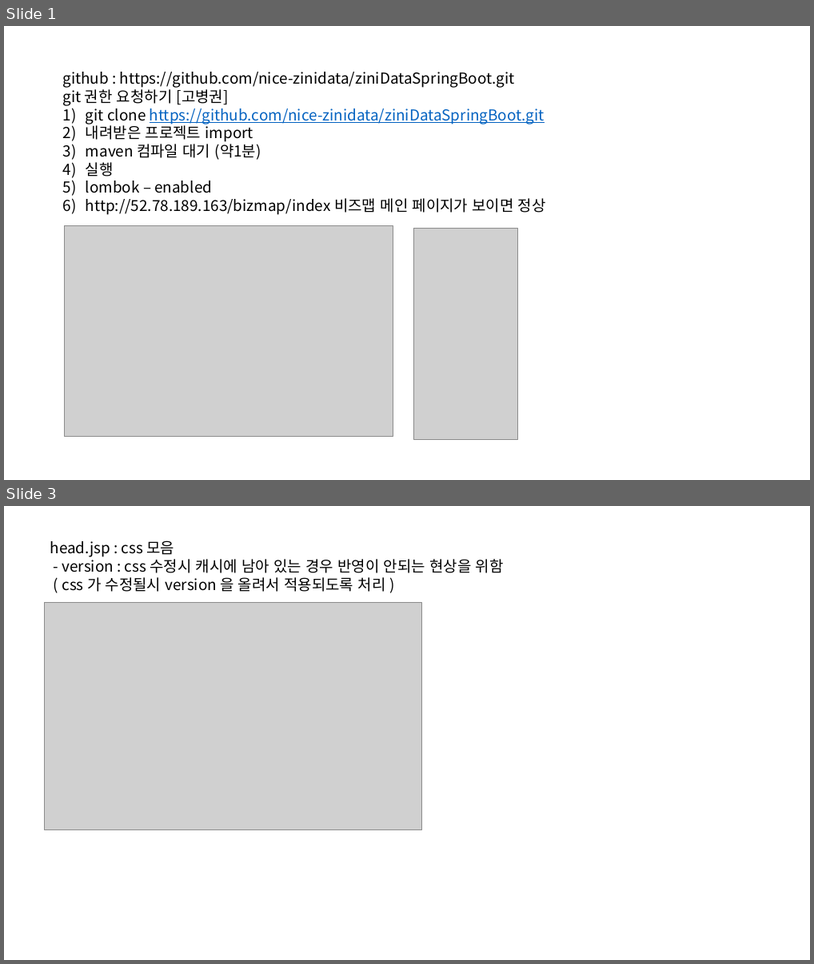
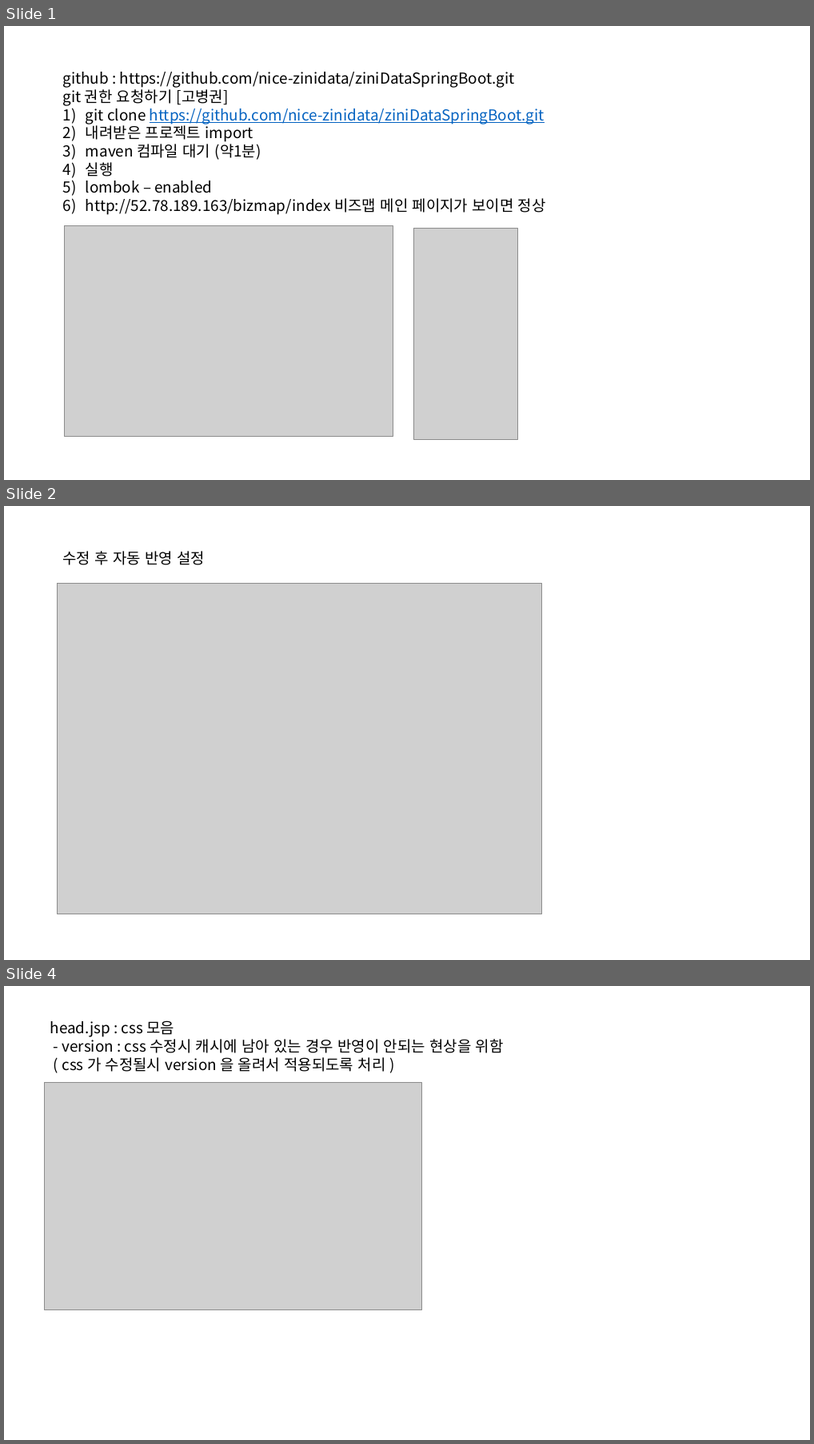
Before and after one commit to nice-zinidata/ziniDataSpringBoot, a slide deck: doc/프로젝트환경.pptx. Shown one above the other, each under a label of ours: slides 1 and 3 before the commit, slides 1, 2 and 4 after it; the slides between them are not shown. The pictures are 814x964 and 814x1444 pixels, drawn with LibreOffice and Linux fonts; fonts in the diff are those of the drawing; grey boxes stand for pictures. Boxes give left, top, right and bottom in pixels: in the first picture for what was removed or moved away, otherwise in the second. Text is boxed around its words. In the diff, an @@ line names an element or a change of style, - is before the commit and + after.

Commit message:
프로젝트 환경설정, wbs 수정

```diff
--- a/doc/프로젝트환경.pptx
+++ b/doc/프로젝트환경.pptx
@@ slide 2 added at [4, 506, 810, 960], background #FFFFFF @@
@@ text added at [63, 551, 205, 565], 18 pt, text #000000 @@
+수정 후 자동 반영 설정
@@ picture added at [58, 584, 542, 914] @@
@@ what was slide 3 is now slide 4 @@
```
Also in this commit, not shown: 3 slides changed, 1 other file.
